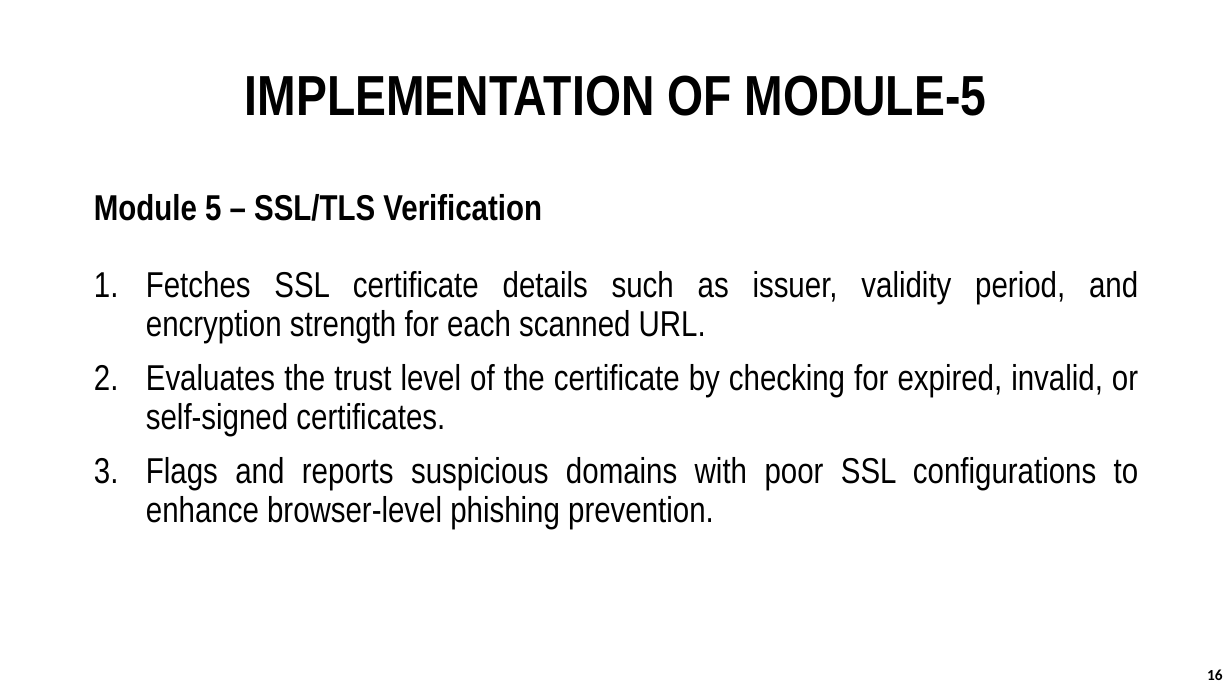
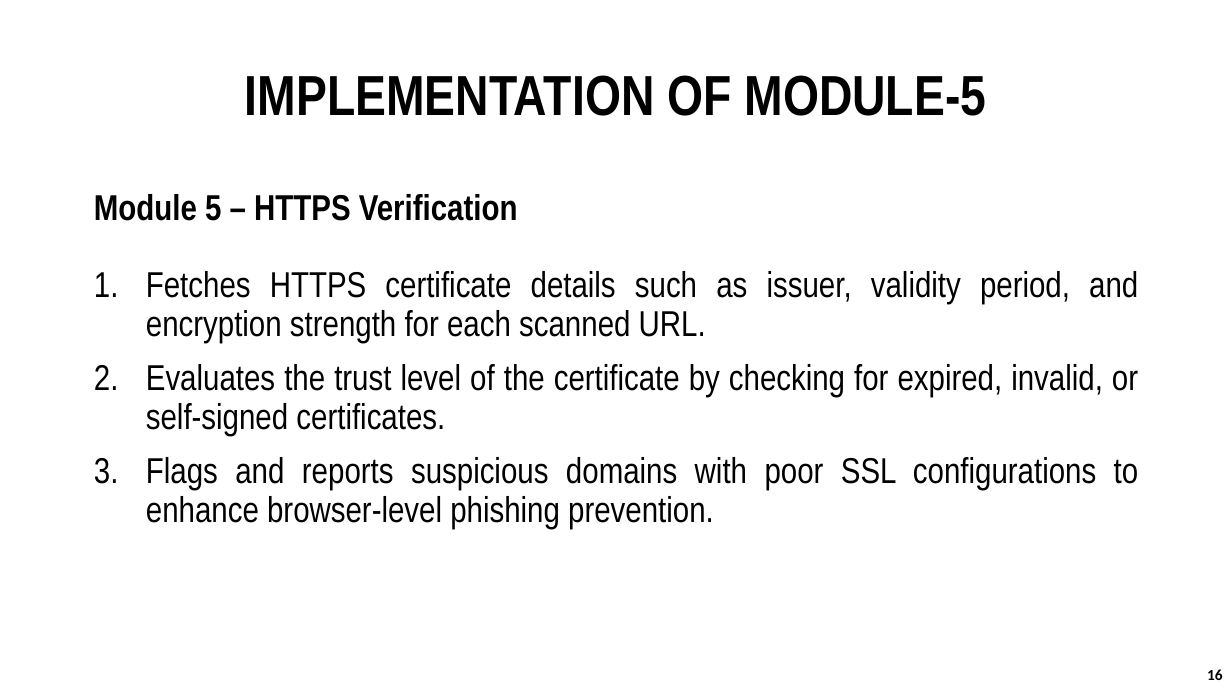
Before and after one commit to aravinth-krishna/phishing-checker, a slide deck: slide 16 of docs/DP PPT.pptx. Drawn at 1232x693 pixels with LibreOffice and Linux fonts; fonts in the diff are those of the drawing. Boxes give left, top, right and bottom in pixels: in the first picture for what was removed or moved away, otherwise in the second. Text is boxed around its words. In the diff, an @@ line names an element or a change of style, - is before the commit and + after.

Commit message:
Update DP PPT presentation with latest changes

```diff
--- a/docs/DP PPT.pptx
+++ b/docs/DP PPT.pptx
@@ text at bbox=[94, 194, 1138, 344]: text changed @@
-Module 5 – SSL/TLS Verification
-1. Fetches SSL certificate details such as issuer, validity period, and encryption strength for each scanned URL.
+Module 5 – HTTPS Verification
+1. Fetches HTTPS certificate details such as issuer, validity period, and encryption strength for each scanned URL.
```
Also in this commit, not shown: 10 other slides changed.
